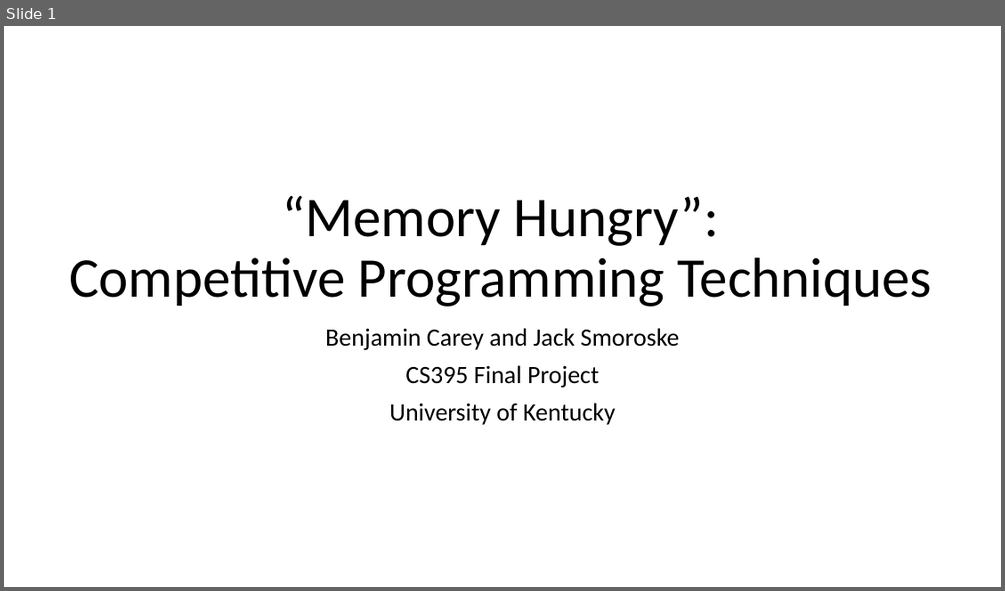
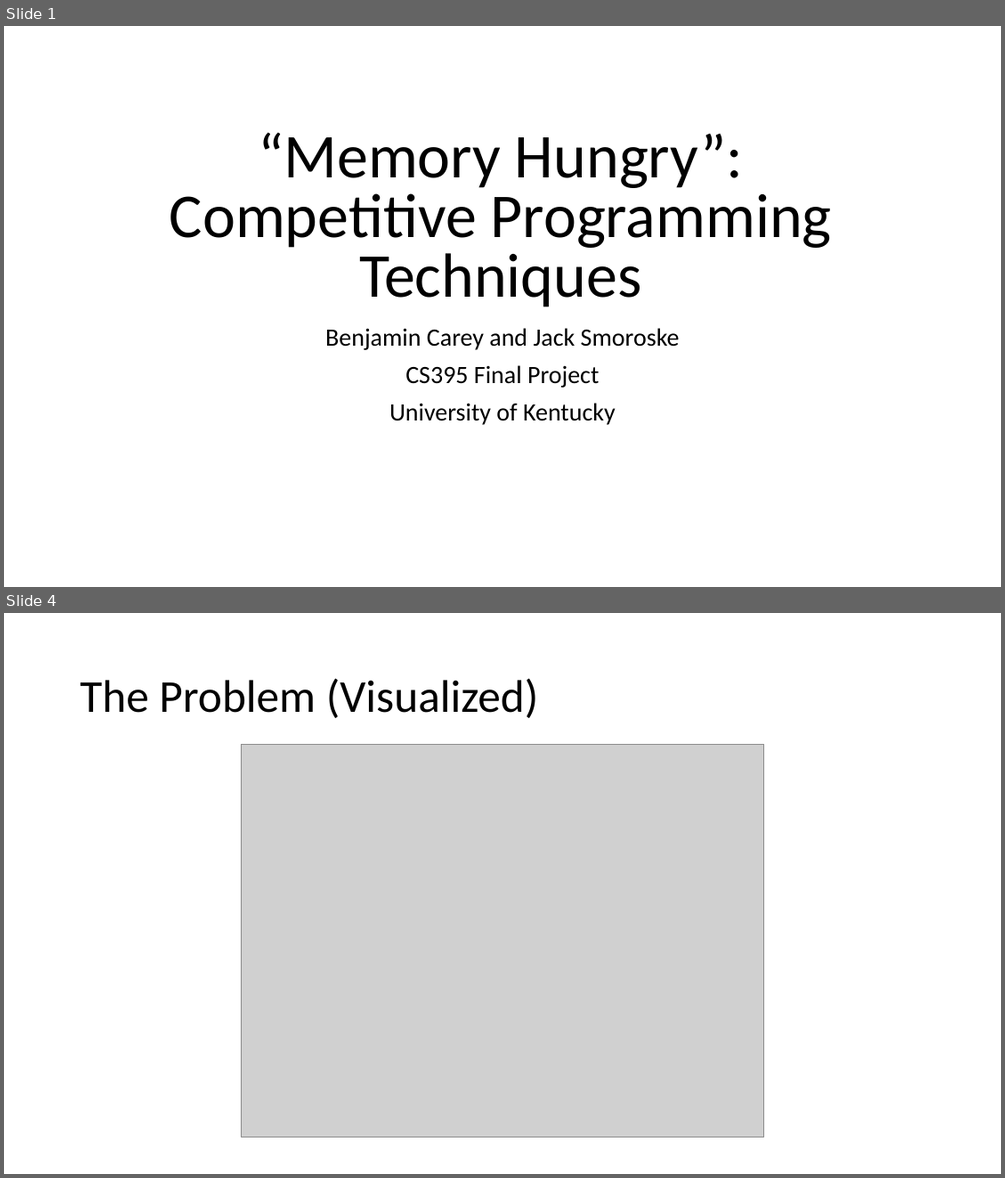
Before and after one commit to HilbertCurve/cs395-final-project, a slide deck: presentation.pptx. Shown one above the other, each under a label of ours: slide 1 before the commit, slides 1 and 4 after it; the slides between them are not shown. The pictures are 1005x591 and 1005x1178 pixels, drawn with LibreOffice and Linux fonts; fonts in the diff are those of the drawing; grey boxes stand for pictures. Boxes give left, top, right and bottom in pixels: in the first picture for what was removed or moved away, otherwise in the second. Text is boxed around its words. In the diff, an @@ line names an element or a change of style, - is before the commit and + after.

Commit message:
presentation: finished demo, problem, conclusion
All that remains, as far as I know, is to make the video.

```diff
--- a/presentation.pptx
+++ b/presentation.pptx
@@ slide 4 added at <box>4,613,1001,1174</box>, background #FFFFFF @@
@@ title added at <box>80,678,539,718</box>, 44 pt, text #000000 @@
+The Problem (Visualized)
@@ picture added at <box>241,744,764,1136</box> @@
@@ slide 1 changed as well @@
@@ title "“Memory Hungry”: Competitive Programming Techniques" at <box>170,132,832,307</box>: size 54 to 60 pt; line spacing 0.9 to 0.8 @@
```
Also in this commit, not shown: 5 other slides changed, 11 other slides added, 2 slides removed, 3 other files.
